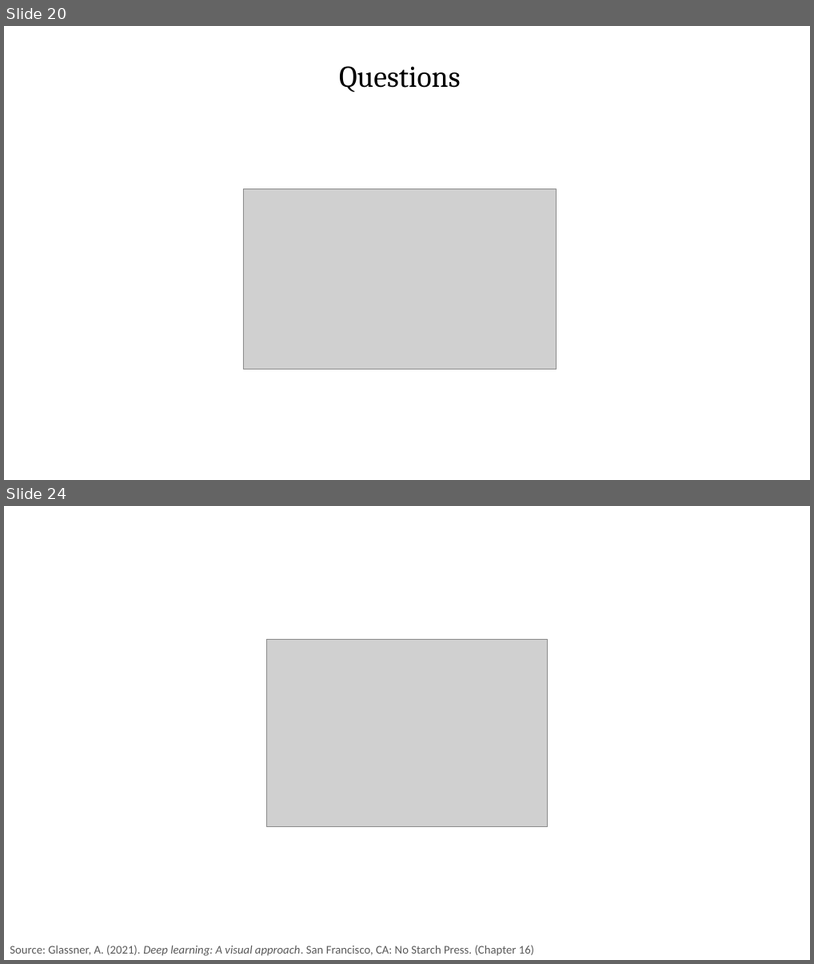
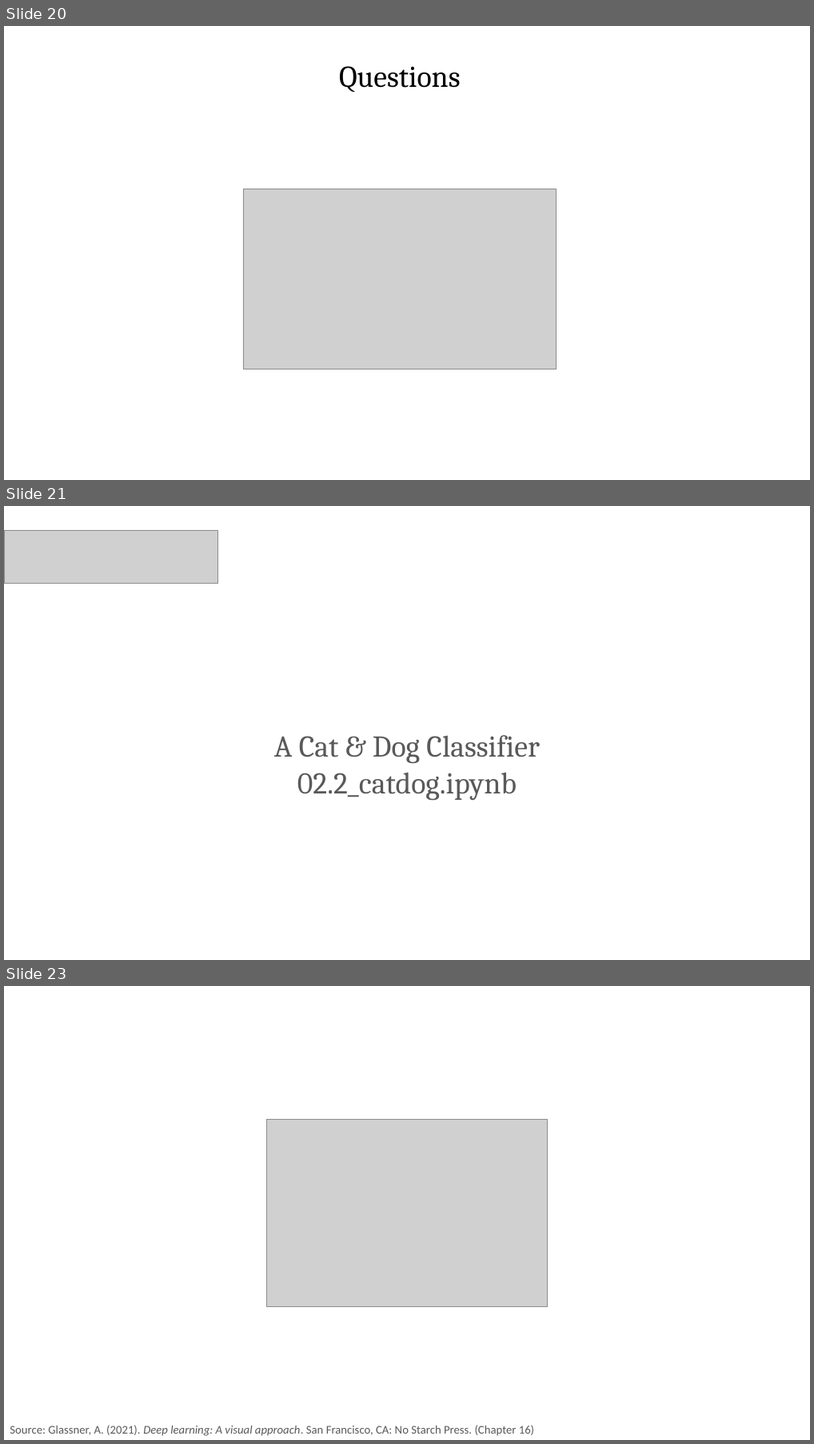
Before and after one commit to PracticumAI/cnn, a slide deck: presentations/02_cnn_anatomy.pptx. Shown one above the other, each under a label of ours: slides 20 and 24 before the commit, slides 20, 21 and 23 after it; the slides between them are not shown. The pictures are 814x964 and 814x1444 pixels, drawn with LibreOffice and Linux fonts; fonts in the diff are those of the drawing; grey boxes stand for pictures. Boxes give left, top, right and bottom in pixels: in the first picture for what was removed or moved away, otherwise in the second. Text is boxed around its words. In the diff, an @@ line names an element or a change of style, - is before the commit and + after.

```diff
--- a/presentations/02_cnn_anatomy.pptx
+++ b/presentations/02_cnn_anatomy.pptx
@@ slide 21 added at (4,506,810,960), background #FFFFFF @@
@@ picture added at (4,530,218,584) @@
@@ text added at (274,735,540,800), 36 pt, text #595959 @@
+A Cat & Dog Classifier
+02.2_catdog.ipynb
@@ what was slide 24 is now slide 23 @@
```
Also in this commit, not shown: 1 slide changed, 2 slides removed, 2 other files.
